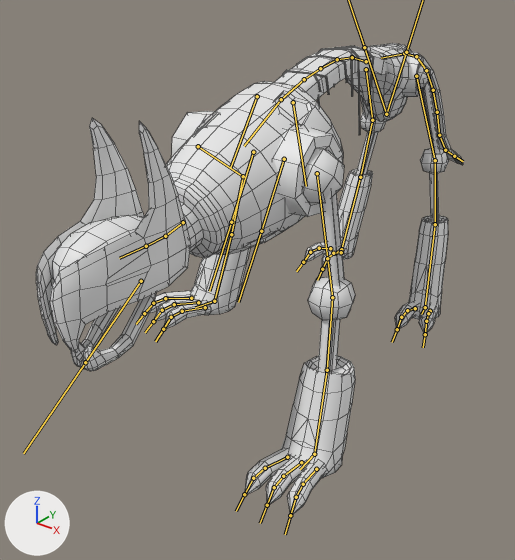
What one commit did to the FBX model Space Rescue/Assets/Art/Models/MyEnemies/EnemyWolf.fbx.
Both versions are drawn from a camera (50 mm lens) standing at (2.66, -3.99, 2.59) and looking at (-0.34, -0.24, 0.26). Lighting does not change. The marker at lower left points along +X, +Y and +Z. Both versions are drawn at frame 75 of the action 'metarig|Attack(Stomp)'; the numbers are the values there. The bones that bend it are drawn over the model as lines. Mesh edges are drawn as thin lines.

Objects in the first picture: "LED's", 'Wolf'.
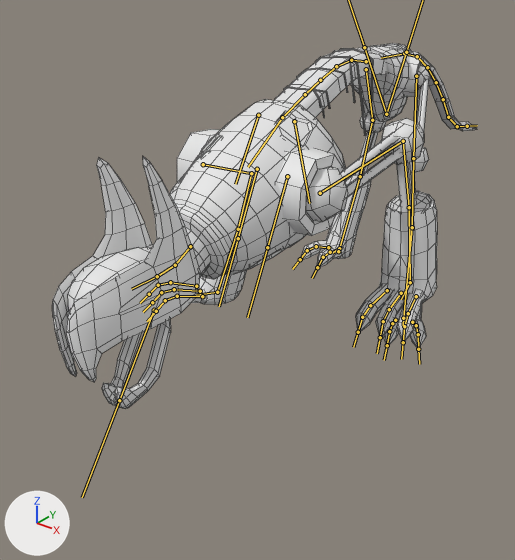
Commit message: Animation fixses for wolf

Where the change shows, as pixel boxes (x1, y1, x2, y2) in the pictures (515 x 560 px):
'Wolf', posed (23% shorter): before (36, 43, 463, 516); after (52, 43, 477, 409)
"LED's", posed (10% narrower, 57% shorter): before (106, 212, 431, 449); after (119, 213, 413, 315)
bone 'spine.016', root to tip: before (416, 56) to (426, 70); after (417, 56) to (427, 67)
bone 'spine.015', root to tip: before (426, 70) to (433, 90); after (427, 67) to (436, 82)
bone 'spine.002', root to tip: before (433, 90) to (437, 112); after (436, 82) to (443, 99)
bone 'spine.014', root to tip: before (437, 112) to (439, 135); after (443, 99) to (448, 117)
bone 'spine.005', root to tip: before (366, 61) to (352, 57); after (366, 61) to (351, 60)
bone 'spine.006', root to tip: before (352, 57) to (337, 59); after (351, 60) to (336, 66)
bone 'spine.013', root to tip: before (337, 59) to (320, 68); after (336, 66) to (320, 80)
bone 'spine.007', root to tip: before (320, 68) to (304, 79); after (320, 80) to (305, 94)
bone 'spine.012', root to tip: before (304, 79) to (281, 99); after (305, 94) to (282, 117)
bone 'spine.008', root to tip: before (281, 99) to (244, 146); after (282, 117) to (248, 167)
bone 'spine.009', root to tip: before (183, 222) to (165, 236); after (190, 246) to (175, 265)
bone 'spine.010', root to tip: before (165, 236) to (146, 246); after (175, 265) to (157, 276)
bone 'spine.011', root to tip: before (146, 246) to (119, 258); after (157, 276) to (131, 289)
bone 'spine.018', root to tip: before (141, 281) to (85, 362); after (154, 310) to (119, 400)
bone 'front_thigh.L', root to tip: before (317, 173) to (332, 297); after (320, 193) to (403, 141)
bone 'front_shin.L', root to tip: before (332, 297) to (327, 370); after (403, 141) to (409, 207)
bone 'front_thigh.R', root to tip: before (198, 146) to (243, 176); after (203, 164) to (251, 173)
bone 'front_shin.R', root to tip: before (243, 176) to (231, 234); after (251, 173) to (238, 229)
bone 'thigh.L', root to tip: before (416, 76) to (435, 160); after (416, 76) to (413, 158)
bone 'shin.L', root to tip: before (435, 160) to (435, 224); after (413, 158) to (412, 227)
bone 'shin.R', root to tip: before (372, 120) to (360, 177); after (372, 120) to (360, 176)

What the commit changed:
Bone 'spine.016' (bone_spine_016) turns from (-20, 0, 0) to (-15, 0, 0) degrees about its own x, y and z.
Bone 'spine.015' (bone_spine_015) turns from (-15, 0, 0) to (-10, 0, 0) degrees about its own x, y and z.
Bone 'spine.002' (bone_spine_002) turns from (-11, 0, 0) to (-7, 0, 0) degrees about its own x, y and z.
Bone 'spine.014' (bone_spine_014) turns from (-6, 0, 0) to (-4, 0, 0) degrees about its own x, y and z.
Bone 'spine.005' (bone_spine_005) turns from (-15, 0, 0) to (-10, 0, 0) degrees about its own x, y and z.
Bone 'spine.006' (bone_spine_006) turns from (10, 0, 0) to (14, 0, 0) degrees about its own x, y and z.
Bone 'spine.013' (bone_spine_013) turns from (13, 0, 0) to (14, 0, 0) degrees about its own x, y and z.
Bone 'spine.007' (bone_spine_007) turns from (7, 0, 0) to (4, 0, 0) degrees about its own x, y and z.
Bone 'spine.012' (bone_spine_012) turns from (3, 0, 0) to (0, 0, 0) degrees about its own x, y and z.
Bone 'spine.008' (bone_spine_008) turns from (-1, 0, 0) to (-2, 0, 0) degrees about its own x, y and z.
Bone 'spine.009' (bone_spine_009) turns from (-2, 0, 0) to (7, 0, 0) degrees about its own x, y and z.
Bone 'spine.010' (bone_spine_010) turns from (-11, 0, 0) to (-20, 0, 0) degrees about its own x, y and z.
Bone 'spine.011' (bone_spine_011) turns from (-4, 6, -1) to (-7, 11, -2) degrees about its own x, y and z.
Bone 'spine.018' (bone_spine_018) turns from (2, 0, 0) to (15, 0, 0) degrees about its own x, y and z.
Bone 'front_thigh.L' (bone_front_thigh_l) turns from (-53, -18, 39) to (49, -2, 2) degrees about its own x, y and z.
Bone 'front_shin.L' (bone_front_shin_l) turns from (38, 24, -2) to (-43, 15, 5) degrees about its own x, y and z.
Bone 'front_thigh.R' (bone_front_thigh_r) turns from (9, 16, -12) to (16, 14, -9) degrees about its own x, y and z.
Bone 'front_shin.R' (bone_front_shin_r) turns from (-17, -3, -8) to (-27, 13, -15) degrees about its own x, y and z.
Bone 'thigh.L' (bone_thigh_l) turns from (-25, -27, 26) to (-80, -23, 54) degrees about its own x, y and z.
Bone 'shin.L' (bone_shin_l) turns from (27, 21, -4) to (72, 26, -14) degrees about its own x, y and z.
Bone 'shin.R' (bone_shin_r) turns from (-1, -16, -2) to (-1, -12, -2) degrees about its own x, y and z.
